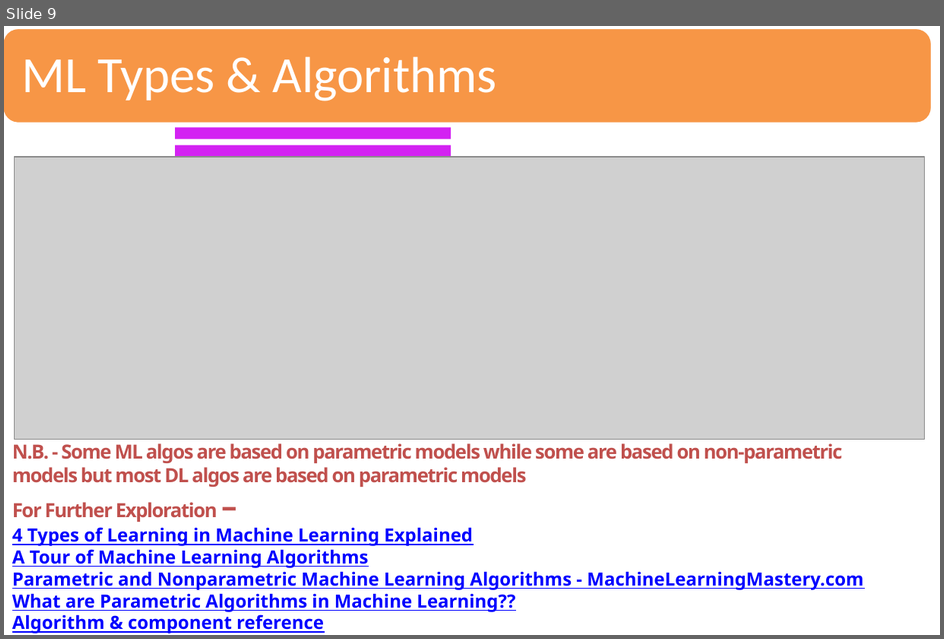
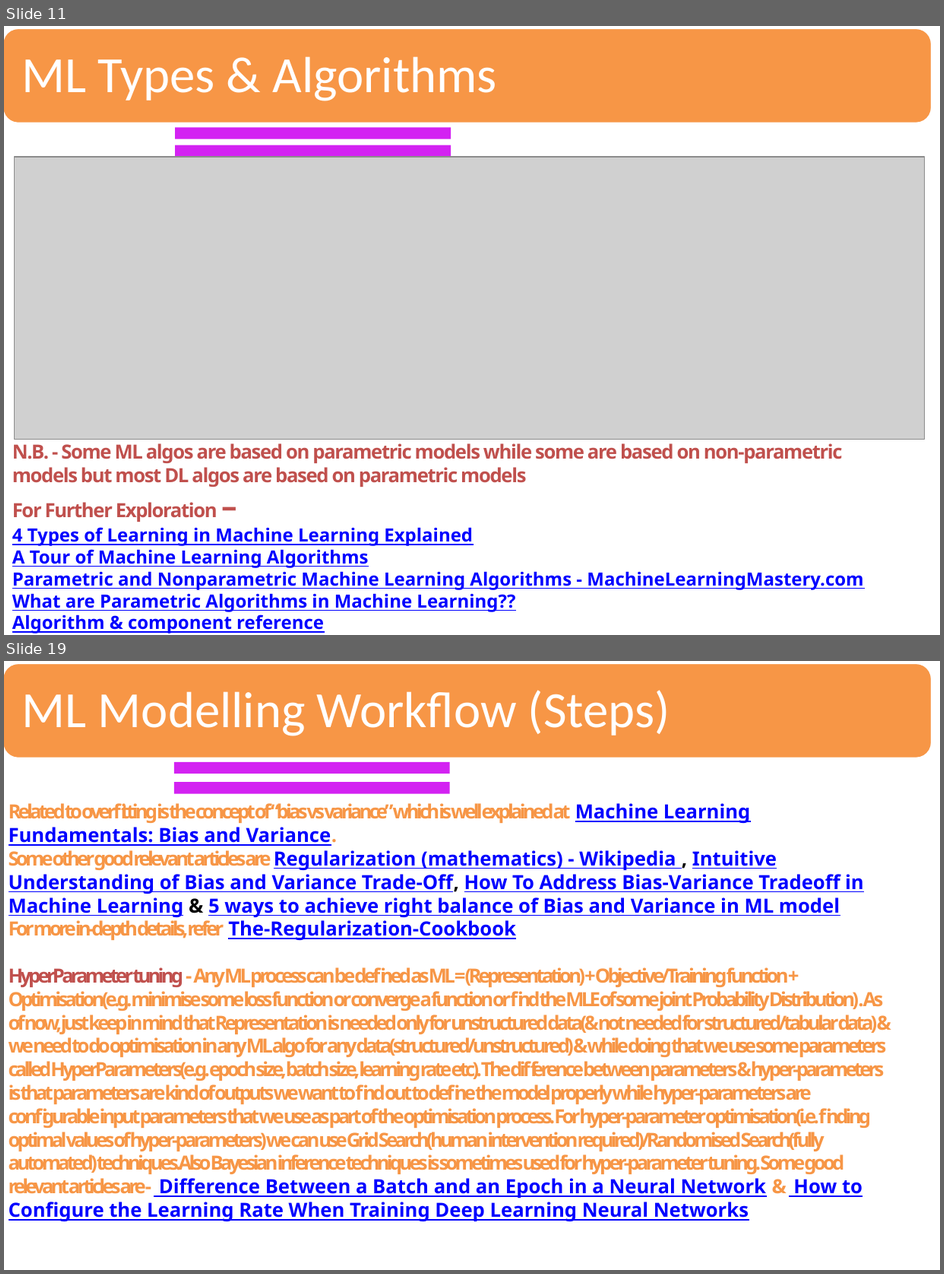
Before and after one commit to sandipray63in/Some_Self_Learning_Decks, a slide deck: AI, ML, DL & Related Topics(WIP).pptx. Shown one above the other, each under a label of ours: slide 9 before the commit, slides 11 and 19 after it; the slides between them are not shown. The pictures are 944x639 and 944x1274 pixels, drawn with LibreOffice and Linux fonts; fonts in the diff are those of the drawing; grey boxes stand for pictures. Boxes give left, top, right and bottom in pixels: in the first picture for what was removed or moved away, otherwise in the second. Text is boxed around its words. In the diff, an @@ line names an element or a change of style, - is before the commit and + after.

```diff
--- a/AI, ML, DL & Related Topics(WIP).pptx
+++ b/AI, ML, DL & Related Topics(WIP).pptx
@@ slide 19 added at <box>4,661,940,1270</box>, background #FFFFFF @@
@@ rounded rectangle added at <box>4,663,933,758</box>, fill #F79646, outline #FFFFFF 2 pt @@
@@ text added at <box>22,690,671,736</box>, 39 pt, text #FFFFFF @@
+ML Modelling Workflow (Steps)
@@ freeform shape added at <box>174,762,451,773</box>, fill #D322F2 @@
@@ freeform shape added at <box>174,782,451,793</box>, fill #D322F2 @@
@@ text added at <box>9,803,886,1221</box>, 15 pt, text #F79646, bold @@
+Related to overfitting is the concept of “bias vs variance” which is well explained at Machine Learning Fundamentals: Bias and Variance.
+Some other good relevant articles are Regularization (mathematics) - Wikipedia , Intuitive Understanding of Bias and Variance Trade-Off, How To Address Bias-Variance Tradeoff in Machine Learning & 5 ways to achieve right balance of Bias and Variance in ML model
+For more in-depth details, refer The-Regularization-Cookbook
+HyperParameter tuning - Any ML process can be defined as ML = (Representation) + Objective/Training function + Optimisation(e.g. minimise some loss function or converge a function or find the MLE of some joint Probability Distribution) . As of now, just keep in mind that Representation is needed only for unstructured data(& not needed for structured/tabular data) & we need to do optimisation in any ML algo for any data(structured/unstructured) & while doing that we use some parameters called HyperParameters(e.g. epoch size, batch size, learning rate etc). The difference between parameters & hyper-parameters is that parameters are kind of outputs we want to find out to define the model properly while hyper-parameters are configurable input parameters that we use as part of the optimisation process. For hyper-parameter optimisation(i.e. finding optimal values of hyper-parameters) we can use Grid Search(human intervention required)/Randomised Search(fully automated) techniques.Also Bayesian inference techniques is sometimes used for hyper-parameter tuning. Some good relevant articles are - Difference Between a Batch and an Epoch in a Neural Network & How to Configure the Learning Rate When Training Deep Learning Neural Networks
@@ what was slide 9 is now slide 11 @@
```
Also in this commit, not shown: 8 slides changed, 7 other slides added.
